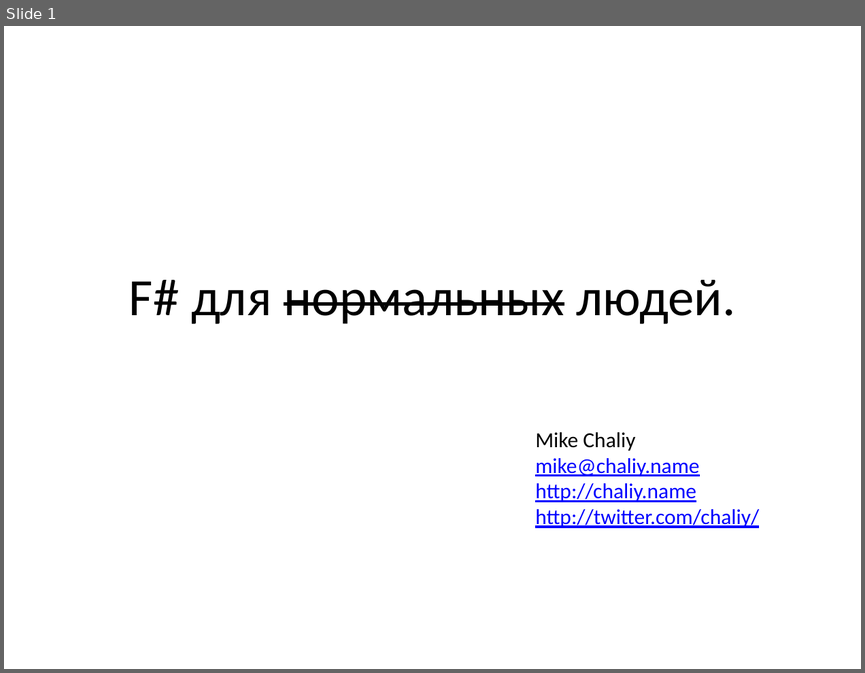
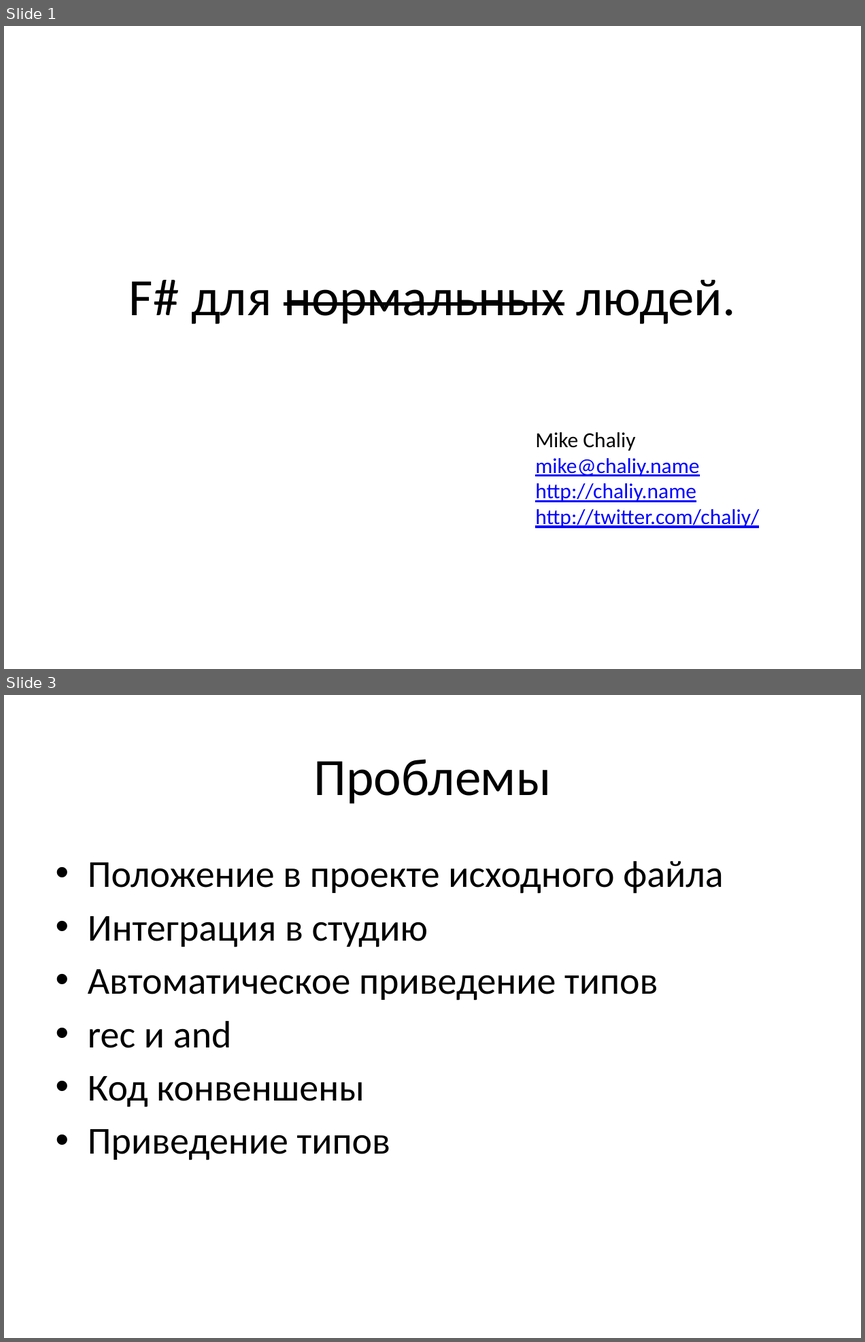
Before and after one commit to chaliy/my_talks, a slide deck: NormalFSharp/NormalFSharp.pptx. Shown one above the other, each under a label of ours: slide 1 before the commit, slides 1 and 3 after it; the slides between them are not shown. The pictures are 865x673 and 865x1342 pixels, drawn with LibreOffice and Linux fonts; fonts in the diff are those of the drawing. Boxes give left, top, right and bottom in pixels: in the first picture for what was removed or moved away, otherwise in the second. Text is boxed around its words. In the diff, an @@ line names an element or a change of style, - is before the commit and + after.

```diff
--- a/NormalFSharp/NormalFSharp.pptx
+++ b/NormalFSharp/NormalFSharp.pptx
@@ slide 3 added at <box>4,695,861,1338</box>, background #FFFFFF @@
@@ title added at <box>313,759,551,804</box>, 44 pt, text #000000 @@
+Проблемы
@@ text added at <box>88,861,723,1160</box>, 32 pt, text #000000 @@
+• Положение в проекте исходного файла
+• Интеграция в студию
+• Автоматическое приведение типов
+• rec и and
+• Код конвеншены
+• Приведение типов
```
Also in this commit, not shown: 1 other slide added.
